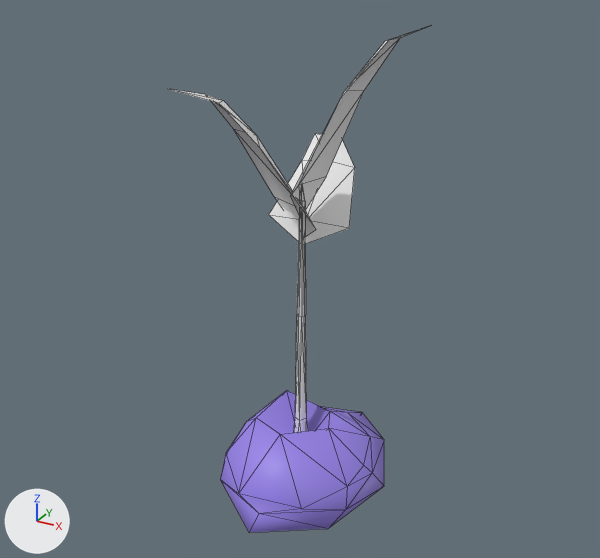
The glTF model models/whTreeFernSapling.glb as it was, and as the next commit left it.
The view is the same before and after, from a camera (50 mm lens) standing at (1.46, -2.66, 2.14) and looking at (-0.03, 0.05, 0.78). The lights are fixed; the arrows at lower left show +X, +Y and +Z. The first picture is the older version. Mesh edges are drawn as thin lines. Vertices at exactly the same position are counted once.

The scene before the commit, as lines of its bpy script (objects in view):
```python
mat_dirt = principled_material('dirt')
mat_dirt.base_color = (0.31, 0.226, 0.8)  # blue #9783e7
me_icosphere = bpy.data.meshes.new('Icosphere')
me_icosphere.from_pydata(...)  # 34 vertices, 64 faces; spans x -0.315..0.358, y -0.441..0.412, z -0.342..0.188
me_icosphere.materials.append(mat_dirt)  # blue #9783e7
me_plane_006 = bpy.data.meshes.new('Plane.006')
me_plane_006.from_pydata(...)  # 57 vertices, 77 faces; spans x -0.24..0.44, y -0.47..0.62, z -0.09..1.8
# faces by material slot: [41, 36]
me_plane_006.materials.append(mat_treeferntrunk)  # white #e7e7e7
me_plane_006.materials.append(mat_treefernleaf)  # white #e7e7e7
ob_icosphere = bpy.data.objects.new('Icosphere', me_icosphere)
ob_icosphere.location = (0.0, 0.0, 0.0)
ob_leaf_base_004 = bpy.data.objects.new('leaf base.004', me_plane_006)
ob_leaf_base_004.location = (0.0, 0.0, 0.0)
```
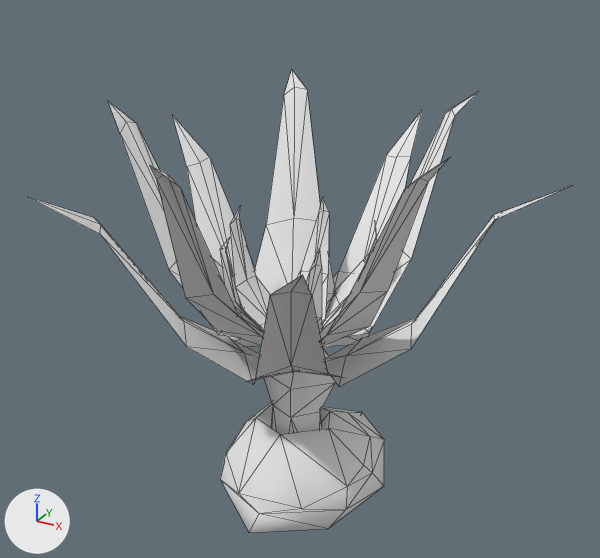
Location of each change, (x1, y1, x2, y2) in pixels of the pictures (600 x 558 px):
'Icosphere', recoloured, reshaped (blue to white, 228% wider, 224% taller)
    before: (220, 390, 384, 532)
    after: (29, 69, 570, 532)
'leaf base.004', deleted
    before: (170, 26, 429, 433)
    faces in mat_treefernleaf (white #e7e7e7): (170, 26, 429, 245)
    faces in mat_treeferntrunk (white #e7e7e7): (294, 183, 308, 433)
part 1 of me_icosphere, added
    after: (29, 69, 570, 434)

Edits to the bpy script that builds the scene:
```text
Change mat_dirt:
    mat_dirt.base_color: (0.31, 0.226, 0.8) -> (0.8, 0.8, 0.8)  # blue #9783e7 -> white #e7e7e7
Change me_icosphere:
    used by ob_icosphere; location = (0.0, 0.0, 0.0)
    remove me_icosphere.from_pydata(...)  # 34 vertices, 64 faces; spans x -0.315..0.358, y -0.441..0.412, z -0.342..0.188
    add me_icosphere.from_pydata(...)  # 244 vertices, 303 faces; spans x -0.902..0.954, y -0.854..0.97, z -0.342..1.505
    me_icosphere part 1
    210 vertices are added at x -0.902..0.954, y -0.854..0.97, z -0.055..1.505
    29 new faces join them, mat_treeferntrunk (white #e7e7e7)
    210 new faces join them, mat_treefernleaf (white #e7e7e7)
    add me_icosphere.materials.append(mat_treeferntrunk)  # white #e7e7e7
    add me_icosphere.materials.append(mat_treefernleaf)  # white #e7e7e7
Remove ob_leaf_base_004:
    ob_leaf_base_004 = bpy.data.objects.new('leaf base.004', me_plane_006)
    ob_leaf_base_004.location = (0.0, 0.0, 0.0)
```
